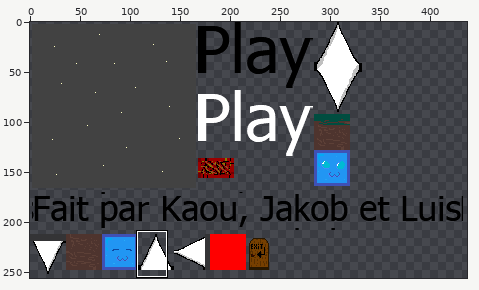
Sprite sheet, stored at html5game/ICN Chouplin-Oganesyan-LUI_texture_0.png. Above, an overview of the earlier version with the close-up marked.
Close-up. Earlier state:
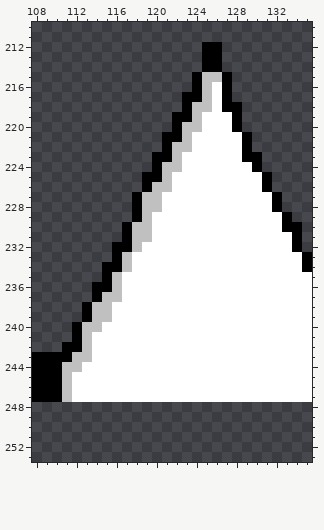
The file is 512x256 pixels. Pixels under 10% opacity are left out. Colours within 5 levels of each other are drawn and written as one. Shown: x 108..135, y 210..253. The wide view leaves out empty margins.
Once edited:
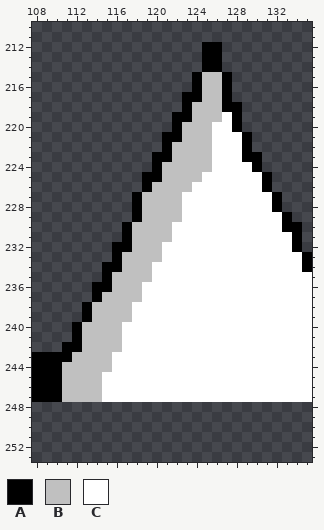
Palette (. is transparent): A #000000  B #c0c0c0  C #ffffff
Difference:
Changed rows in their new state; - is an unchanged pixel.
first column x 112:
216 --------------B
217 --------------B
218 --------------B
219 -------------BB
220 -------------B-
221 ------------BB-
222 ------------BB-
223 -----------BBB-
224 -----------BBB-
225 ----------BBB--
226 ----------BB---
227 ---------BB----
228 ---------BB----
229 --------BBB----
230 --------BB-----
231 --------BB-----
232 -------BB------
233 ------BBB------
234 ------BB-------
235 -----BBB-------
236 -----BB--------
237 -----BB--------
238 ----BB---------
239 ----BB---------
240 ---BB----------
241 --BBB----------
242 --BBB----------
243 --BB-----------
244 -BBB-----------
245 BBB------------
246 BBB------------
247 BBB------------
Where, in picture pixels (left, top, right, bottom), the same in both close-ups:
changed: (72, 82, 222, 402)
